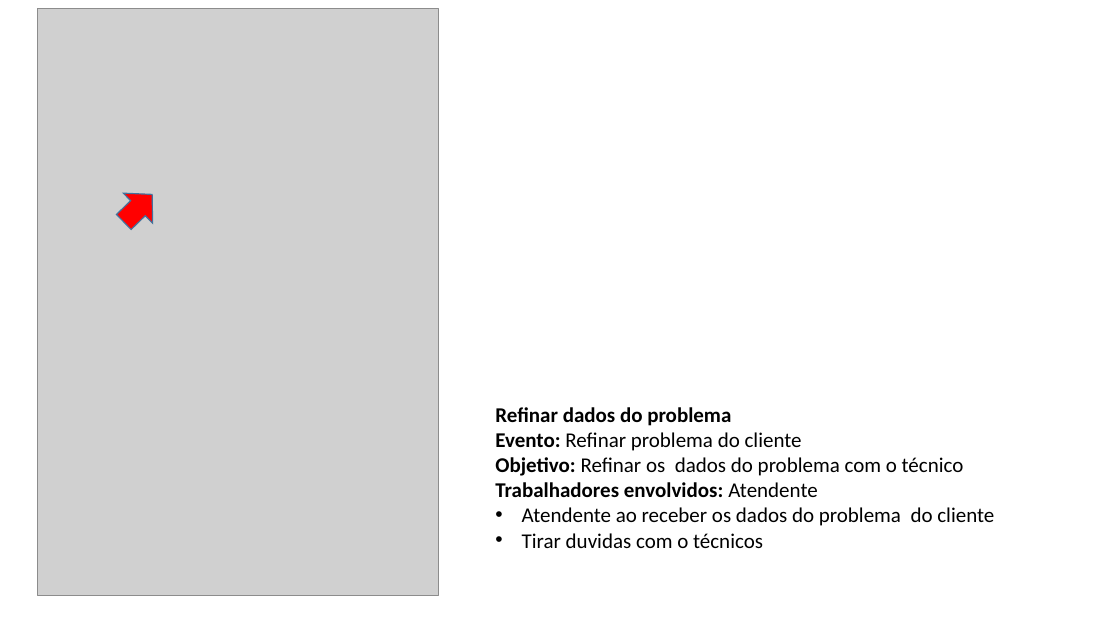
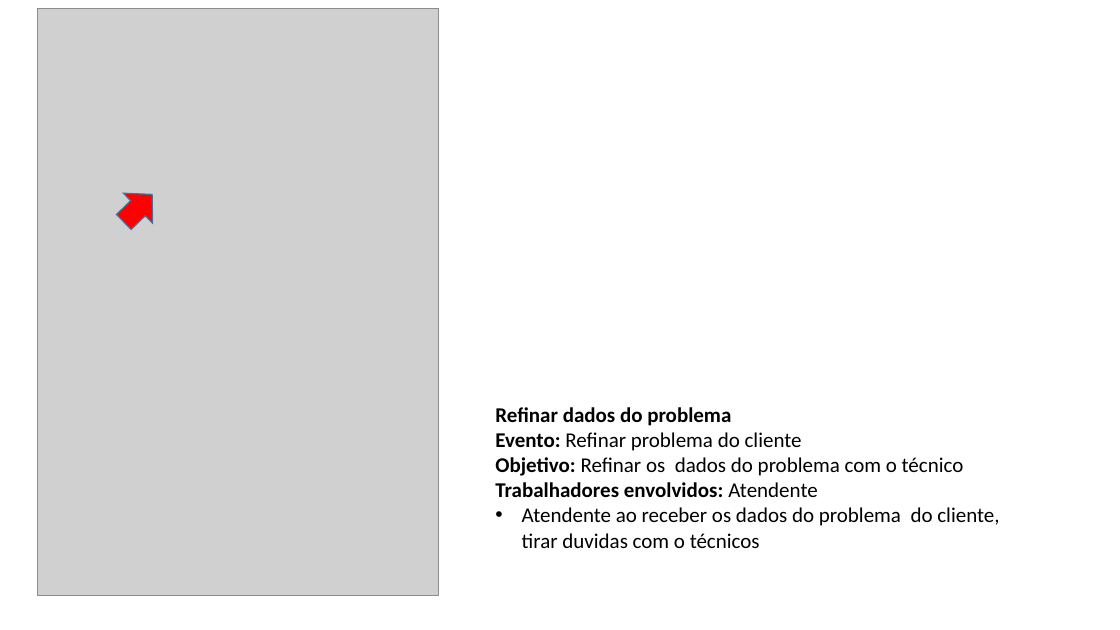
Before and after one commit to Nicolinhas/EngenhariaReversa, a slide deck: slide 10 of 18-Descrição dos Processos de Negócio.pptx. Drawn at 1120x630 pixels with LibreOffice and Linux fonts; fonts in the diff are those of the drawing; grey boxes stand for pictures. Boxes give left, top, right and bottom in pixels: in the first picture for what was removed or moved away, otherwise in the second. Text is boxed around its words. In the diff, an @@ line names an element or a change of style, - is before the commit and + after.

```diff
--- a/18-Descrição dos Processos de Negócio.pptx
+++ b/18-Descrição dos Processos de Negócio.pptx
@@ text at (522,507,999,548): text changed @@
-• Atendente ao receber os dados do problema do cliente
-• Tirar duvidas com o técnicos
+• Atendente ao receber os dados do problema do cliente, tirar duvidas com o técnicos
```
Also in this commit, not shown: 4 other slides changed.
